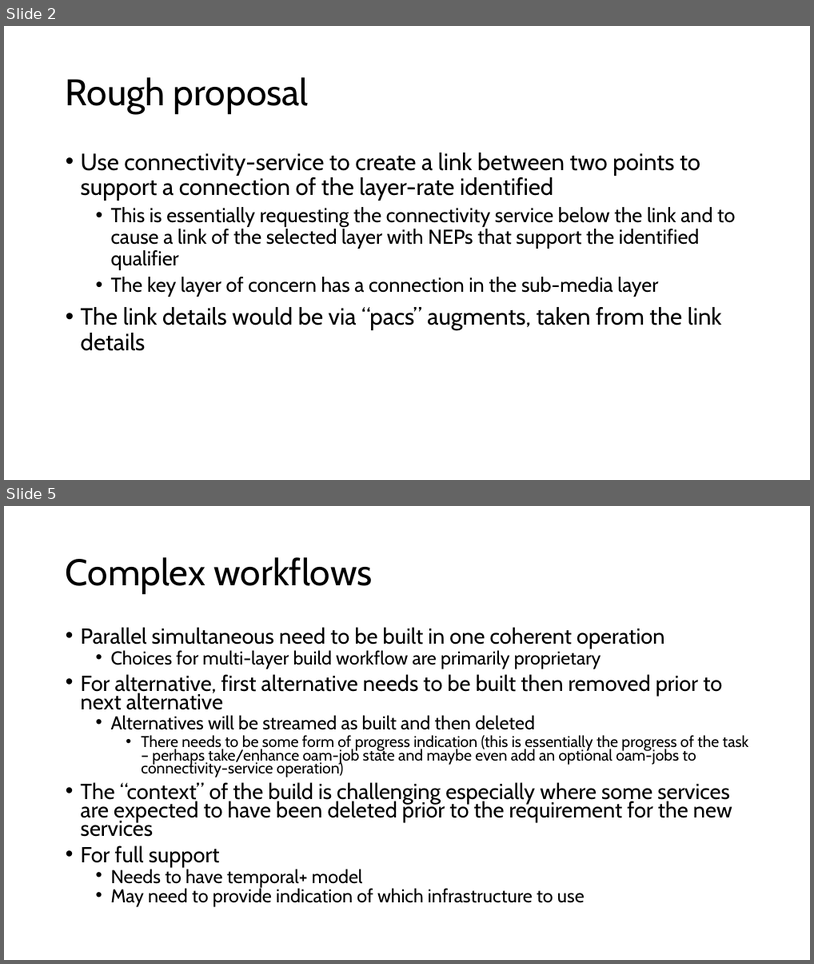
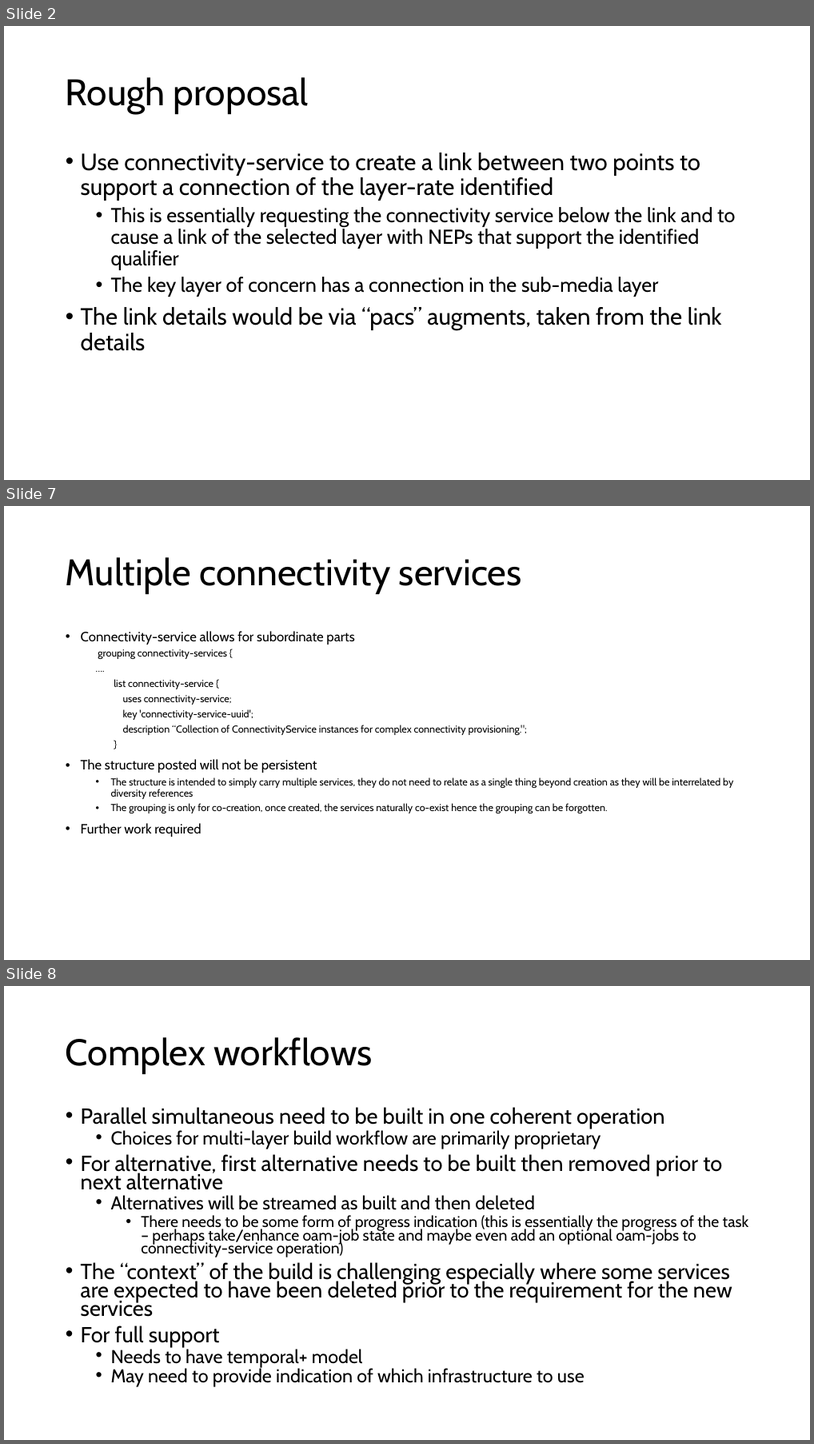
Before and after one commit to Open-Network-Models-and-Interfaces-ONMI/TAPI-Activities, a slide deck: ContributionsForDiscussions/onmi2025.ND.002-LinkCreationAndModificationViaConnectivityService.pptx. Shown one above the other, each under a label of ours: slides 2 and 5 before the commit, slides 2, 7 and 8 after it; the slides between them are not shown. The pictures are 814x964 and 814x1444 pixels, drawn with LibreOffice and Linux fonts; fonts in the diff are those of the drawing. Boxes give left, top, right and bottom in pixels: in the first picture for what was removed or moved away, otherwise in the second. Text is boxed around its words. In the diff, an @@ line names an element or a change of style, - is before the commit and + after.

```diff
--- a/ContributionsForDiscussions/onmi2025.ND.002-LinkCreationAndModificationViaConnectivityService.pptx
+++ b/ContributionsForDiscussions/onmi2025.ND.002-LinkCreationAndModificationViaConnectivityService.pptx
@@ slide 7 added at box(4, 506, 810, 960), background #FFFFFF @@
@@ title added at box(66, 557, 522, 594), 44 pt, text #000000 @@
+Multiple connectivity services
@@ text added at box(81, 631, 734, 836), 12 pt, text #000000 @@
+• Connectivity-service allows for subordinate parts
+  grouping connectivity-services {
+  ….
+  list connectivity-service {
+  uses connectivity-service;
+  key 'connectivity-service-uuid';
+  description “Collection of ConnectivityService instances for complex connectivity provisioning.";
+  }
+• The structure posted will not be persistent
+  • The structure is intended to simply carry multiple services, they do not need to relate as a single thing beyond creation as they will be interrelated by diversity references
+  • The grouping is only for co-creation, once created, the services naturally co-exist hence the grouping can be forgotten.
+• Further work required
@@ what was slide 5 is now slide 8 @@
```
Also in this commit, not shown: 2 slides changed, 4 other slides added.
